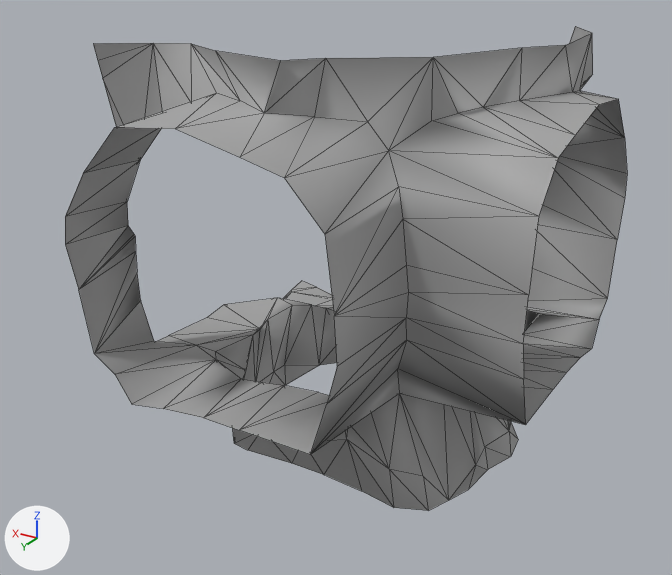
Two versions of the glTF model Rogue-Robots/Assets/Models/ModularBlocks/CornerFloor1Replacer7.gltf, one commit apart.
Both versions are drawn from a 50 mm lens placed at (-5.16, 9.18, 6.57), pointed at (0.27, 0.13, 2.05). The lights are fixed; the arrows at lower left show +X, +Y and +Z. Mesh edges are drawn as thin lines. Vertices at the same position are counted once.

In view in the first picture: 'CornerFloor1Replacer7'.
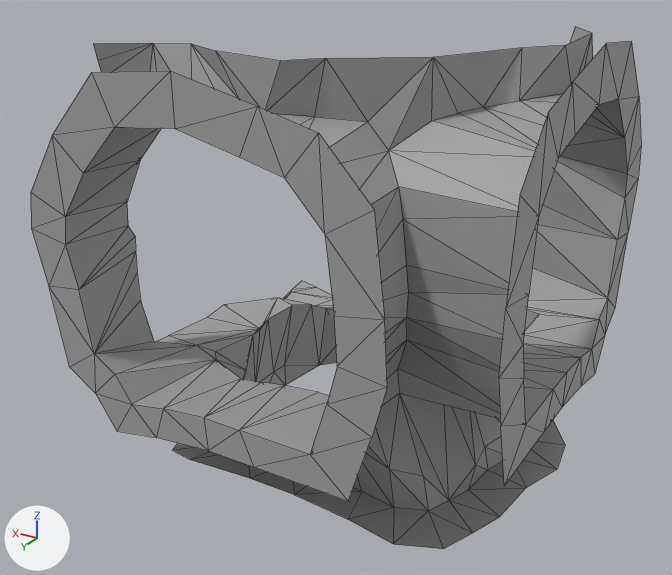
Pixel boxes (x1, y1, x2, y2) of what changed, in the pictures (672 x 575 px):
'CornerFloor1Replacer7', reshaped (9% wider, 8% taller)
    before: (65, 26, 627, 511)
    after: (31, 26, 641, 549)
part 1 of me_scene_024, built on
    before: (80, 226, 135, 288)
    after: (31, 41, 641, 549)

What changed in the scene script:
```text
Change me_scene_024:
    used by ob_cornerfloor1replacer7; location = (0.0, 0.0, 0.0)
    remove me_scene_024.from_pydata(...)  # 212 vertices, 312 faces; spans x -2.5..2.5, y -2.5..2.5, z 0.0..5.0
    add me_scene_024.from_pydata(...)  # 272 vertices, 434 faces; spans x -2.51..2.81, y -2.89..2.5, z 0.0..5.1
    me_scene_024 part 1: 2 vertices removed from x 2.5, y -0.86..1.22, z 0.89..2.67; 62 vertices added at x -2.51..2.81, y -2.89..2.5, z 0.0..5.1
    me_scene_024 part 2: the surface is now shaded flat
```
